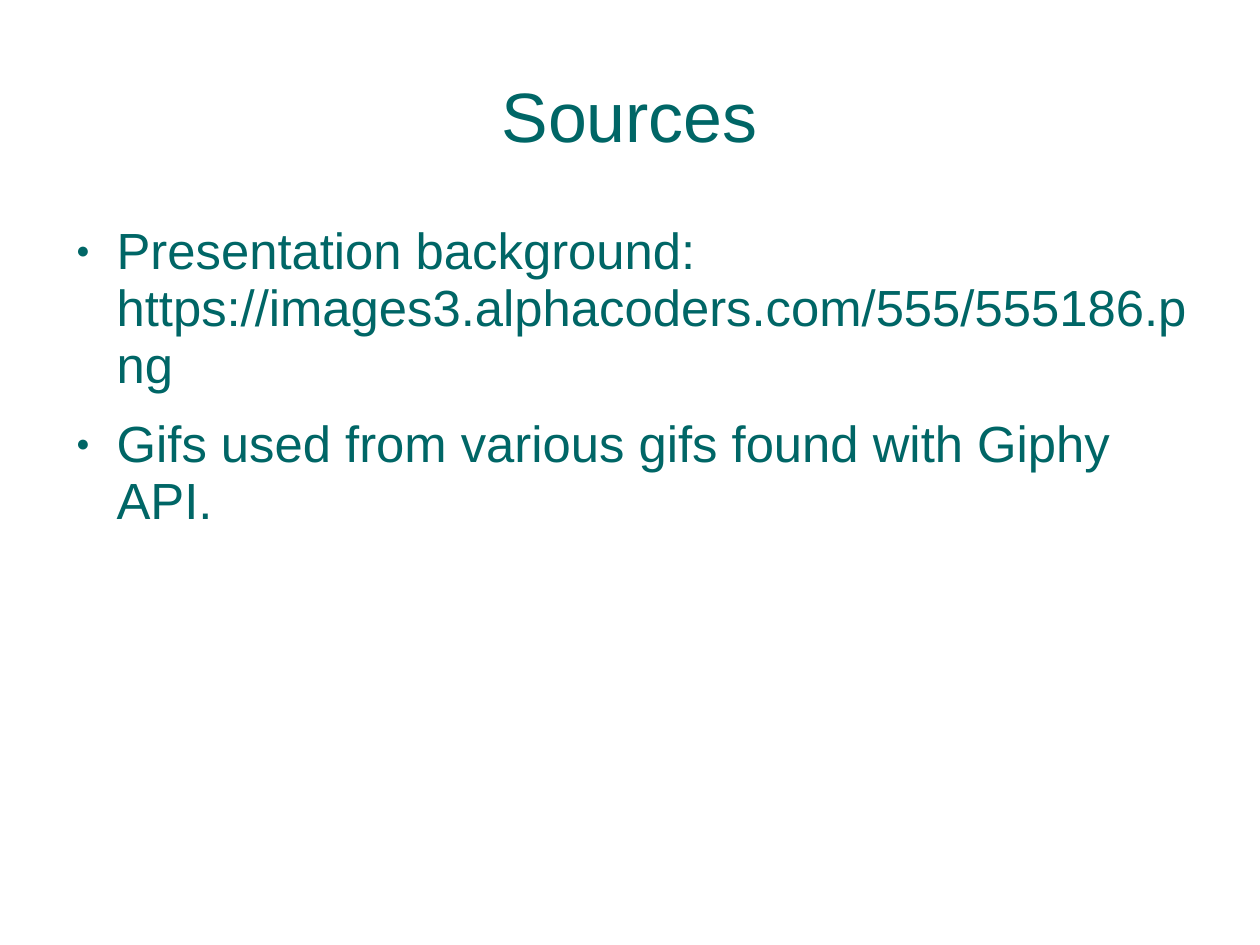
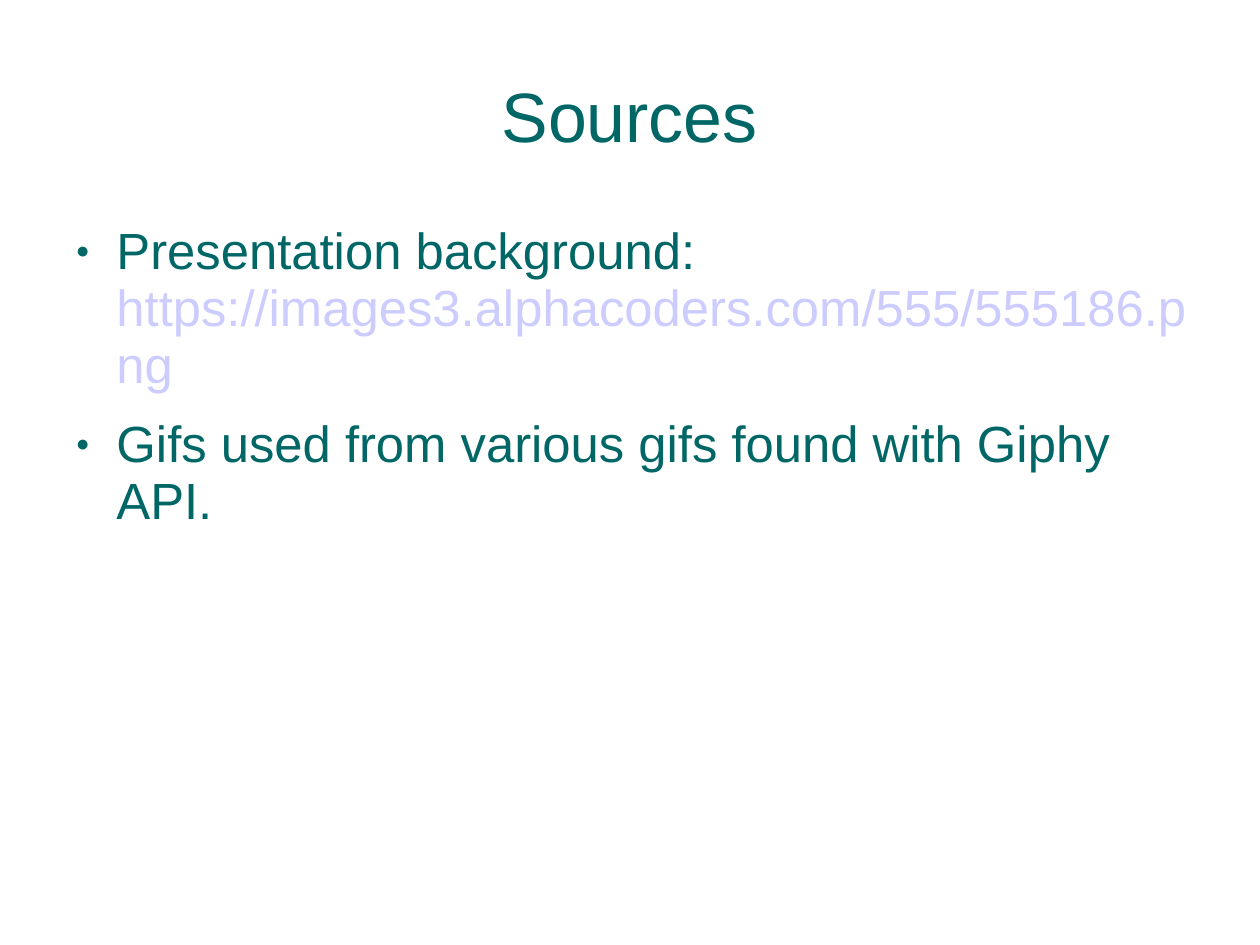
Before and after one commit to abruestle/ShiftShare, a slide deck: slide 9 of presentation/ShiftSharePresentation.ppt (slide 11 before the commit). Drawn at 1260x945 pixels with LibreOffice and Linux fonts; fonts in the diff are those of the drawing; background and template pictures are left out. Boxes give left, top, right and bottom in pixels: in the first picture for what was removed or moved away, otherwise in the second. Text is boxed around its words. In the diff, an @@ line names an element or a change of style, - is before the commit and + after.

Commit message:
presentation images changed

```diff
--- a/presentation/ShiftSharePresentation.ppt
+++ b/presentation/ShiftSharePresentation.ppt
@@ text at box(116, 232, 1186, 336): text colour #006666 to #CCCCFF in "https://images3.alphacoders.com/555/555186.png" @@
```
Also in this commit, not shown: 2 other slides changed, 2 slides removed, 3 other files.
